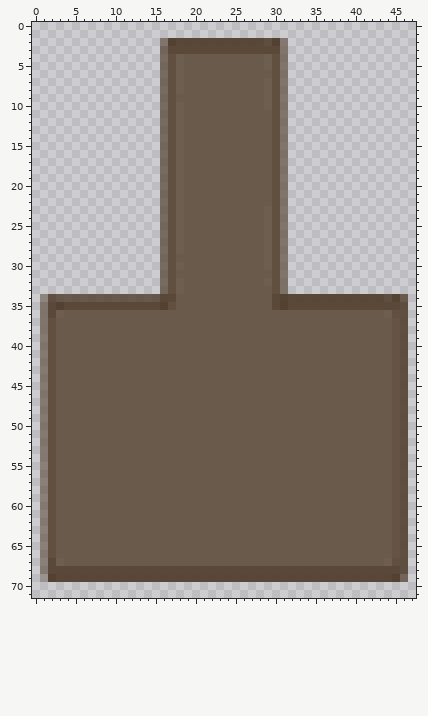
Two states of a sprite sheet, Assets/Texture/block4.png. That is the earlier state.
The file is 48x72 pixels. Pixels under 10% opacity are left out. Colours within 5 levels of each other are drawn and written as one.
And afterwards:
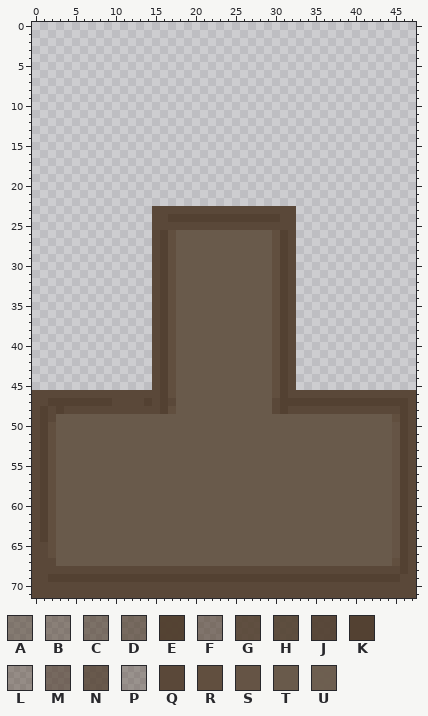
Palette (. is transparent): A #503f2e95  B #513f2e8a  C #513f2ea6  D #513f2eb1  E #513f2ff8  F #523f2f9f  G #52402fe3  H #534231e9  J #534132f2  K #534132  L #54423177  M #544132b7  N #544232d5  P #5442336d  Q #5a4839  R #614f3f  S #655445  T #695a4b  U #6b5c4df9
The edit:
Changed rows in their new state; - is an unchanged pixel.
first column x 0:
 2 ----------------................----------------
 3 ----------------................----------------
 4 ----------------................----------------
 5 ----------------................----------------
 6 ----------------................----------------
 7 ----------------................----------------
 8 ----------------................----------------
 9 ----------------................----------------
10 ----------------................----------------
11 ----------------................----------------
12 ----------------................----------------
13 ----------------................----------------
14 ----------------................----------------
15 ----------------................----------------
16 ----------------................----------------
17 ----------------................----------------
18 ----------------................----------------
19 ----------------................----------------
20 ----------------................----------------
21 ----------------................----------------
22 ----------------................----------------
23 ---------------QQQQQQQQQQQQQQQQQQ---------------
24 ---------------QQKKKKKKKKKKKKKKQQ---------------
25 ---------------QQQQQQQQQQQQQQQQQQ---------------
26 ---------------QK-T----------T-KQ---------------
27 ---------------QK-T----------T-KQ---------------
28 ---------------QK-T----------T-KQ---------------
29 ---------------QK------------T-KQ---------------
30 ---------------QK-T----------T-KQ---------------
31 ---------------QK--------------KQ---------------
32 ---------------QK-T----------T-KQ---------------
33 ---------------QK-T------------KQ---------------
34 -..............QKR------------RKQ..............-
35 -..............---------------R--..............-
36 -..............QKR------------RKQ..............-
37 -..............QKR------------RKQ..............-
38 -..............QKR------------RKQ..............-
39 -..............QKR------------RKQ..............-
40 -..............QKR------------RKQ..............-
41 -..............QKR------------RKQ..............-
42 -..............QKR------------RKQ..............-
43 -..............QKR------------RKQ..............-
44 -..............QKR------------RKQ..............-
45 -..............QKR------------RKQ..............-
46 QQQQQQQQQQQQQQQQKR------------RKQQQQQQQQQQQQQQQQ
47 QQKKKKKKKKQQQQKQKQ------------QKKKKKKKKKKKKKKKKQ
48 QKQKQQQQQQQQQQQQKR------------QKQQQQQQQQQQQQQQKQ
49 QKQ------------------------------------------RKQ
50 QK--------------------------------------------KQ
51 QK--------------------------------------------KQ
52 QK--------------------------------------------KQ
53 QK--------------------------------------------KQ
54 QK--------------------------------------------KQ
55 QK--------------------------------------------KQ
56 QK--------------------------------------------KQ
57 QK--------------------------------------------KQ
58 QK--------------------------------------------KQ
59 QK--------------------------------------------KQ
60 QK--------------------------------------------KQ
61 QK--------------------------------------------KQ
62 QK--------------------------------------------KQ
63 QK--------------------------------------------KQ
64 QK--------------------------------------------KQ
65 QQ--------------------------------------------KQ
66 QQ--------------------------------------------KQ
67 QQ-T----------------------------------------T-KQ
68 QQ--------------------------------------------KQ
69 QQ-KKKKKKKKKKKKKKKKKKKKKKKKKKKKKKKKKKKKKKKKKK-QQ
70 QQQQQQQQQQQQQQQQQQQQQQQQQQQQQQQQQQQQQQQQQQQQQQQQ
71 QQQQQQQQQQQQQQQQQQQQQQQQQQQQQQQQQQQQQQQQQQQQQQQQ
Pixel boxes of the changes (left, top, right, bottom) in both pictures:
changed: (32, 38, 416, 598)
